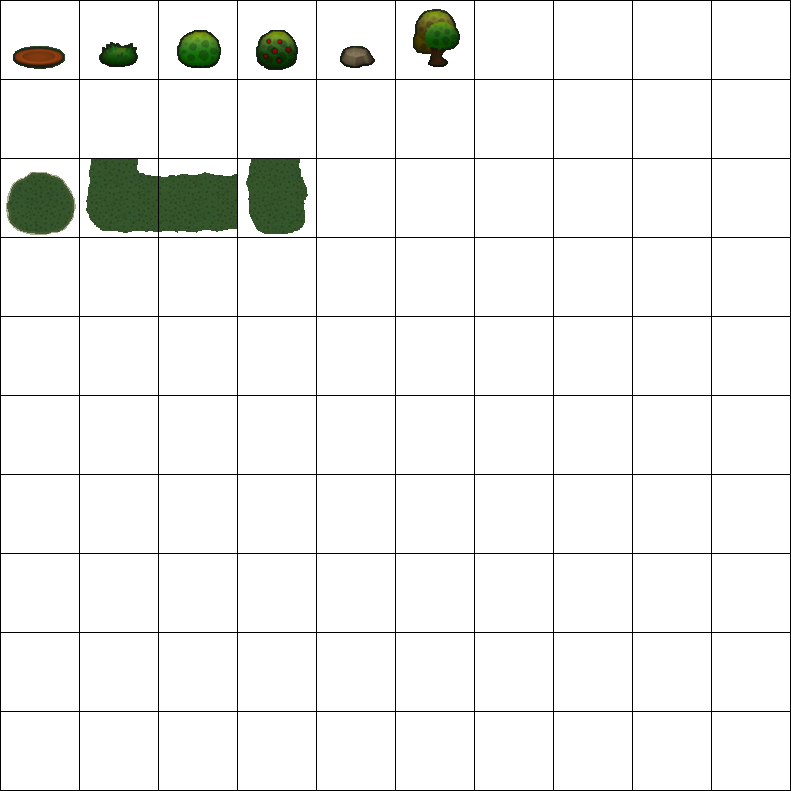
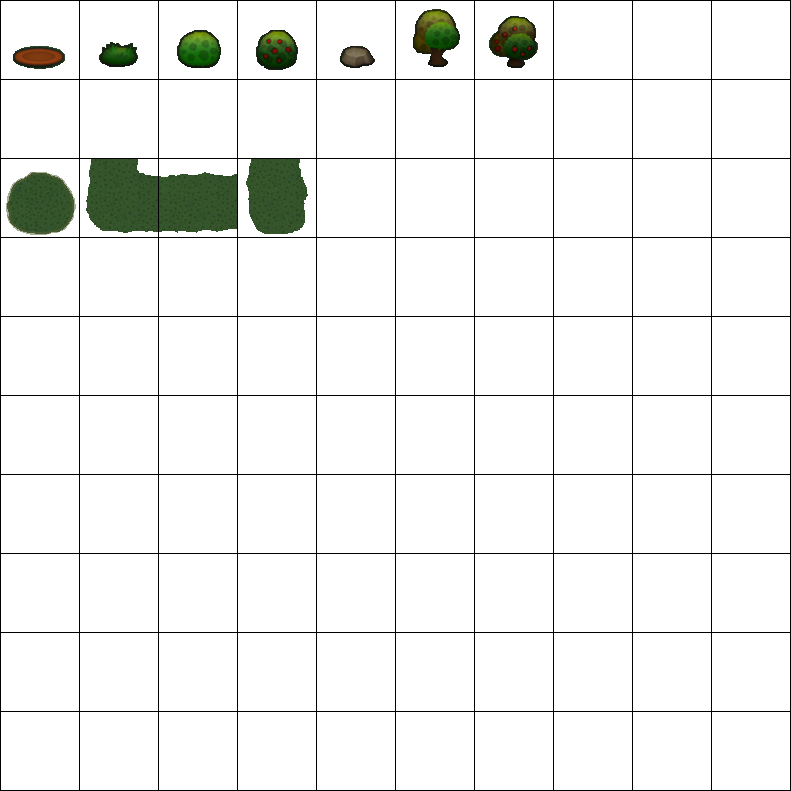
Layered file, before and after one edit (791×791). Changes by layer:
added layer "Layer 14" above "Layer 13" over [489, 16, 538, 68]
painted on "Layer 13" over [489, 16, 538, 68]
